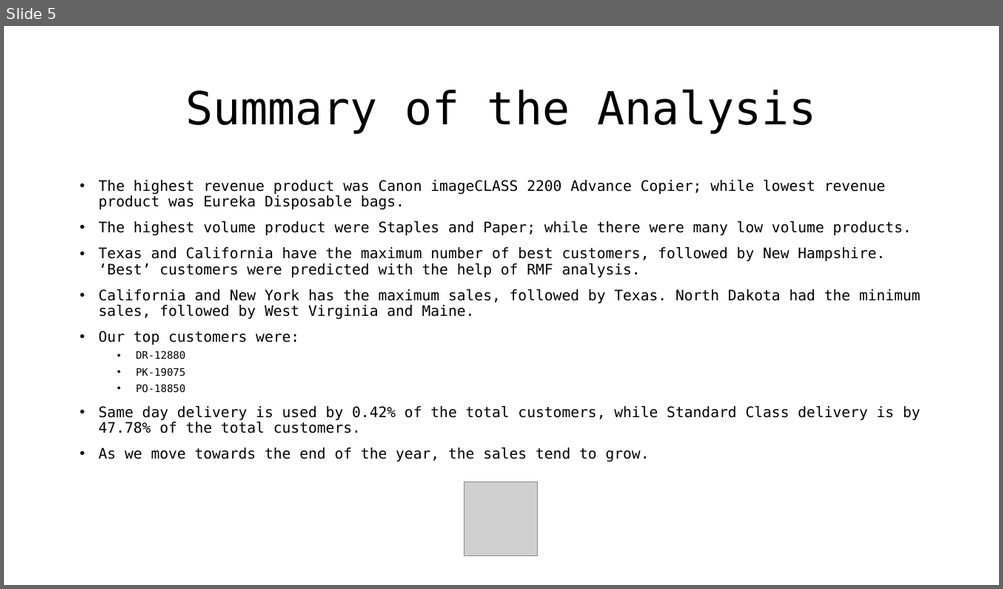
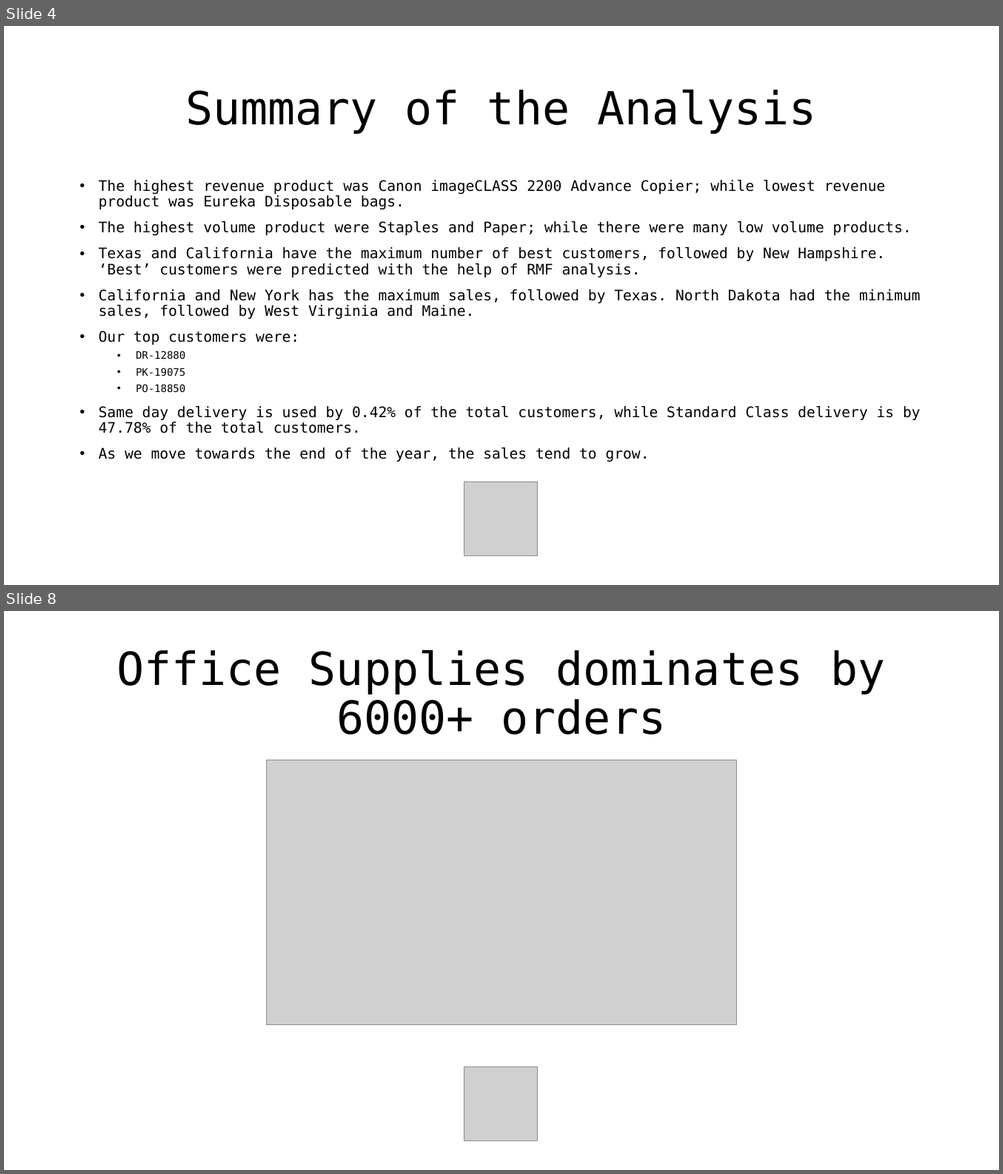
Before and after one commit to duy4nt/Data-Analysis, a slide deck: SuperstoreSalesAnalysis/Superstore Dataset Analysis.pptx. Shown one above the other, each under a label of ours: slide 5 before the commit, slides 4 and 8 after it; the slides between them are not shown. The pictures are 1003x589 and 1003x1174 pixels, drawn with LibreOffice and Linux fonts; fonts in the diff are those of the drawing; grey boxes stand for pictures. Boxes give left, top, right and bottom in pixels: in the first picture for what was removed or moved away, otherwise in the second. Text is boxed around its words. In the diff, an @@ line names an element or a change of style, - is before the commit and + after.

```diff
--- a/SuperstoreSalesAnalysis/Superstore Dataset Analysis.pptx
+++ b/SuperstoreSalesAnalysis/Superstore Dataset Analysis.pptx
@@ slide 8 added at box(4, 611, 999, 1170), background #FFFFFF @@
@@ title added at box(116, 650, 885, 735), 44 pt, text #000000 @@
+Office Supplies dominates by 6000+ orders
@@ picture added at box(266, 760, 737, 1025) @@
@@ picture added at box(464, 1068, 537, 1141) @@
@@ what was slide 5 is now slide 4 @@
```
Also in this commit, not shown: 4 slides changed, 14 other slides added, 18 slides removed, 2 other files.
